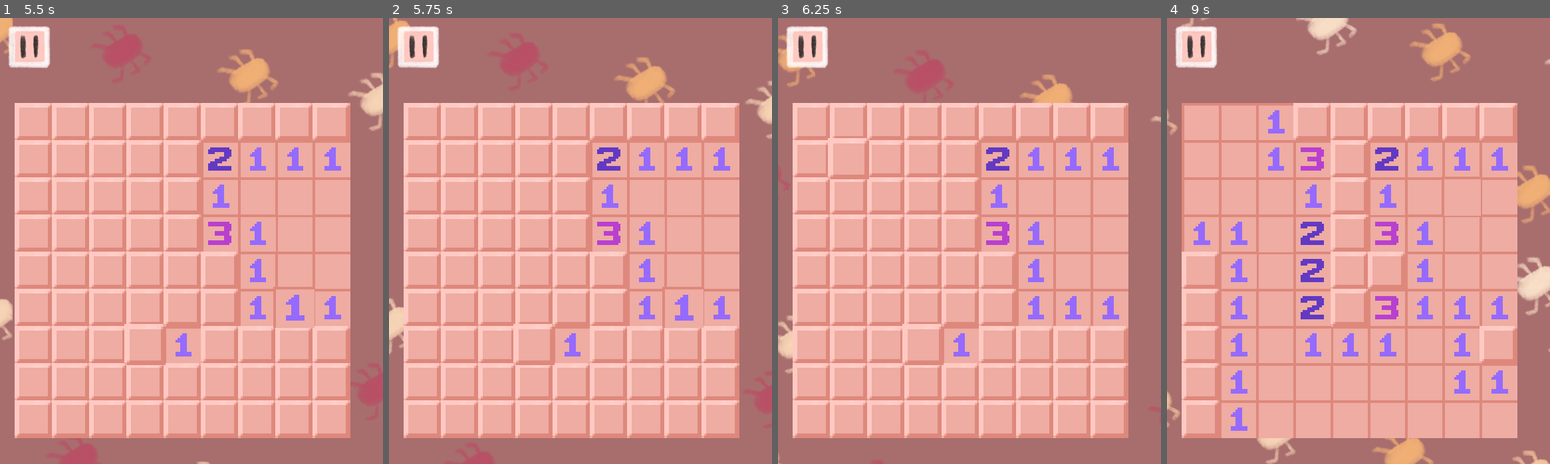
Above: before the commit, frames 1-4 (left to right).
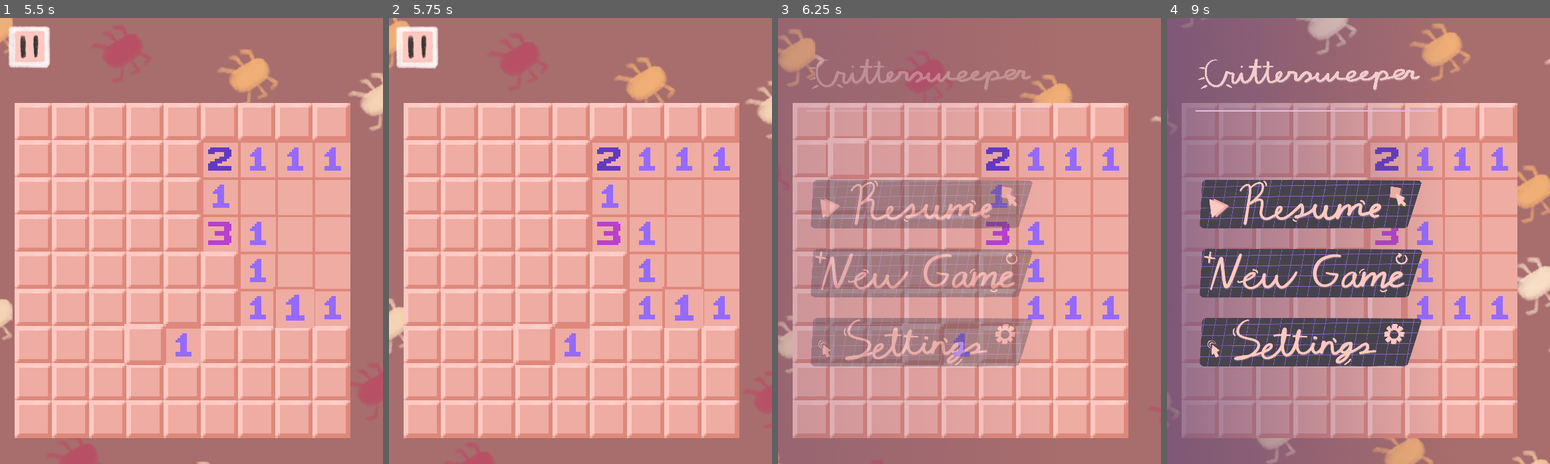
Above: after the commit, the same moments.

Repository: Somebud0180/CritterSweeper
Game: Godot game, scene res://scenes/menu.tscn
Same seed, same stepped clock (60 frames per second), same inputs: the game is played once before the commit and once after it.
Inputs (mouse positions are in pixels of both pictures, inside the frame that each line leads up to):
- Up to frame 1 (5.5 s): click (145, 241) at 0.5 s; click "Simple (9x9 Tiles)" at 1.25 s; tap Enter at 2 s; move the mouse to (275, 218) at 2.02 s; hold Right 2.03-2.78 s; tap Alt at 2.1, 3.6, 5.1 s; click (275, 218) at 2.17 s; move the mouse to (114, 263) at 2.77 s; hold Down 2.78-3.53 s; tap Shift at 2.85, 4.35 s; move the mouse to (229, 142) at 3.52 s; hold Right 3.53-4.28 s; move the mouse to (172, 330) at 4.27 s; hold Up 4.28-5.03 s; click (172, 330) at 4.42 s; move the mouse to (306, 307) at 5.02 s; hold Left from 5.03 s (still down)
- Up to frame 2 (5.75 s): keep holding Left; tap Escape (ui_cancel) at 5.65 s
- Up to frame 3 (6.25 s): keep holding Left; move the mouse to (854, 174) at 5.77 s; tap Shift at 5.85 s
- Up to frame 4 (9 s): move the mouse to (1377, 241) at 6.52 s; release Left at 6.53 s; hold Down 6.53-7.28 s; tap Alt at 6.6, 8.1 s; click (1377, 241) at 6.67 s; move the mouse to (1301, 129) at 7.27 s; hold Right 7.28-8.03 s; tap Shift at 7.35, 8.85 s; move the mouse to (1442, 218) at 8.02 s; hold Up 8.03-8.78 s; move the mouse to (1281, 263) at 8.77 s; hold Right from 8.78 s (still down); click (1281, 263) at 8.92 s

Frame 1 is identical in both runs. In frame 2, 0.3% of the frame differs, in the area x 1-14%, y 1-12%; in frame 3, 28%; in frame 4, 56%, in the area x 0-92%, y 0-100%.

Commit message:
Implemented menu_state to better track which screen the player is on, also added a "go back" button to invoke the main menu/game from the keyboard or controller

Diff:
--- a/project.godot
+++ b/project.godot
@@ -53,6 +53,12 @@
 , Object(InputEventJoypadButton,"resource_local_to_scene":false,"resource_name":"","device":-1,"button_index":1,"pressure":0.0,"pressed":true,"script":null)
 ]
 }
+go_back={
+"deadzone": 0.2,
+"events": [Object(InputEventKey,"resource_local_to_scene":false,"resource_name":"","device":-1,"window_id":0,"alt_pressed":false,"shift_pressed":false,"ctrl_pressed":false,"meta_pressed":false,"pressed":false,"keycode":0,"physical_keycode":4194305,"key_label":0,"unicode":0,"location":0,"echo":false,"script":null)
+, Object(InputEventJoypadButton,"resource_local_to_scene":false,"resource_name":"","device":-1,"button_index":6,"pressure":0.0,"pressed":false,"script":null)
+]
+}
 
 [rendering]
 
--- a/scenes/menu.tscn
+++ b/scenes/menu.tscn
@@ -742,6 +742,20 @@
 "update": 0,
 "values": [1.1, 1.0]
 }
+tracks/4/type = "method"
+tracks/4/imported = false
+tracks/4/enabled = true
+tracks/4/path = NodePath(".")
+tracks/4/interp = 1
+tracks/4/loop_wrap = true
+tracks/4/keys = {
+"times": PackedFloat32Array(0),
+"transitions": PackedFloat32Array(1),
+"values": [{
+"args": [&"menu_state", 3],
+"method": &"set"
+}]
+}
 
 [sub_resource type="Animation" id="Animation_mj5lg"]
 resource_name = "show_game"
@@ -794,6 +808,20 @@
 "transitions": PackedFloat32Array(0.5, 0.5),
 "update": 0,
 "values": [Vector2(0, -96), Vector2(0, 0)]
+}
+tracks/4/type = "method"
+tracks/4/imported = false
+tracks/4/enabled = true
+tracks/4/path = NodePath(".")
+tracks/4/interp = 1
+tracks/4/loop_wrap = true
+tracks/4/keys = {
+"times": PackedFloat32Array(0),
+"transitions": PackedFloat32Array(1),
+"values": [{
+"args": [&"menu_state", 1],
+"method": &"set"
+}]
 }
 
 [sub_resource type="Animation" id="Animation_ufwb2"]
@@ -823,6 +851,20 @@
 "transitions": PackedFloat32Array(1),
 "update": 1,
 "values": [true]
+}
+tracks/2/type = "method"
+tracks/2/imported = false
+tracks/2/enabled = true
+tracks/2/path = NodePath(".")
+tracks/2/interp = 1
+tracks/2/loop_wrap = true
+tracks/2/keys = {
+"times": PackedFloat32Array(0),
+"transitions": PackedFloat32Array(1),
+"values": [{
+"args": [&"menu_state", 0],
+"method": &"set"
+}]
 }
 
 [sub_resource type="Animation" id="Animation_v86rl"]
@@ -876,6 +918,20 @@
 "transitions": PackedFloat32Array(0.5, 0.5),
 "update": 0,
 "values": [1.1, 1.0]
+}
+tracks/4/type = "method"
+tracks/4/imported = false
+tracks/4/enabled = true
+tracks/4/path = NodePath(".")
+tracks/4/interp = 1
+tracks/4/loop_wrap = true
+tracks/4/keys = {
+"times": PackedFloat32Array(0),
+"transitions": PackedFloat32Array(1),
+"values": [{
+"args": [&"menu_state", 2],
+"method": &"set"
+}]
 }
 
 [sub_resource type="AnimationLibrary" id="AnimationLibrary_13sgg"]
--- a/scripts/menu.gd
+++ b/scripts/menu.gd
@@ -16,13 +16,16 @@
 		resume_button.visible = in_game
 		start_button.texture_normal = new_game_btntext if in_game else start_game_btntext
 
-var is_paused: bool = false
-
-var music_vol: float = 1.0
-var sfx_vol: float = 1.0
+enum STATE { MAIN, GAME, SETTINGS, DIFFICULTY }
+var menu_state: STATE:
+	get:
+		return menu_state
+	set(value):
+		menu_state = value
 
 func _ready() -> void:
 	in_game = false
+	menu_state = STATE.MAIN
 
 func hide_and_show(hide_string: String, show_string: String) -> void:
 	animation_player.play("hide_" + hide_string)
@@ -35,7 +38,6 @@
 
 func _on_resume_button_pressed() -> void:
 	hide_and_show("main", "game")
-	is_paused = false
 	if Globals.input_type != 0:
 		sidebar_animation_player.play("shared_animations/show_flag_mode")
 
@@ -64,7 +66,6 @@
 
 	game_scene.start()
 	hide_and_show("difficulty", "game")
-	is_paused = false
 	if Globals.input_type != 0:
 		sidebar_animation_player.play("shared_animations/show_flag_mode")
 
@@ -73,10 +74,10 @@
 	hide_and_show("settings", "main")
 
 func _on_music_volume_value_changed(value: float) -> void:
-	music_vol = value
+	Globals.music_vol = value
 
 func _on_sfx_volume_value_changed(value: float) -> void:
-	sfx_vol = value
+	Globals.sfx_vol = value
 
 func update_flag_mode() -> void:
 	# If Keyboard and Mouse, catch
@@ -88,7 +89,7 @@
 	print("Updating Flag Mode")
 	if Globals.flag_mode == 0:
 		sidebar_animation_player.play("shared_animations/hide_flag_mode")
-	elif Globals.flag_mode == 1 and in_game and !is_paused:
+	elif Globals.flag_mode == 1 and in_game and menu_state == STATE.GAME:
 		sidebar_animation_player.play("shared_animations/show_flag_mode")
 
 func _input(event: InputEvent) -> void:
@@ -101,7 +102,17 @@
 		new_input_type = 0
 
 	# Reduce unnecessary updates
-	if Globals.input_type == new_input_type:
-		return
-	else:
+	if Globals.input_type != new_input_type:
 		Globals.input_type = new_input_type
+
+	if (event.is_action_pressed("ui_cancel") or event.is_action_pressed("go_back")) and not animation_player.is_playing():
+		match menu_state:
+			STATE.MAIN:
+				if in_game:
+					hide_and_show("main", "game")
+			STATE.GAME:
+				hide_and_show("game", "main")
+			STATE.SETTINGS:
+				hide_and_show("settings", "main")
+			STATE.DIFFICULTY:
+				hide_and_show("difficulty", "main")
